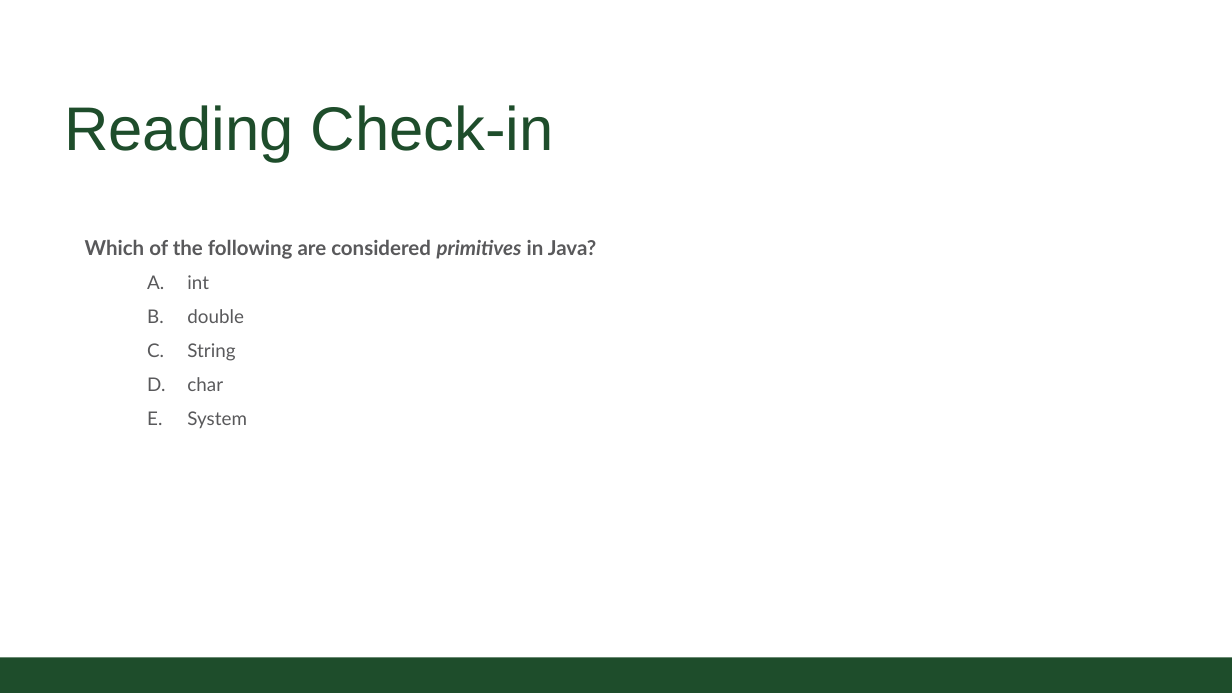
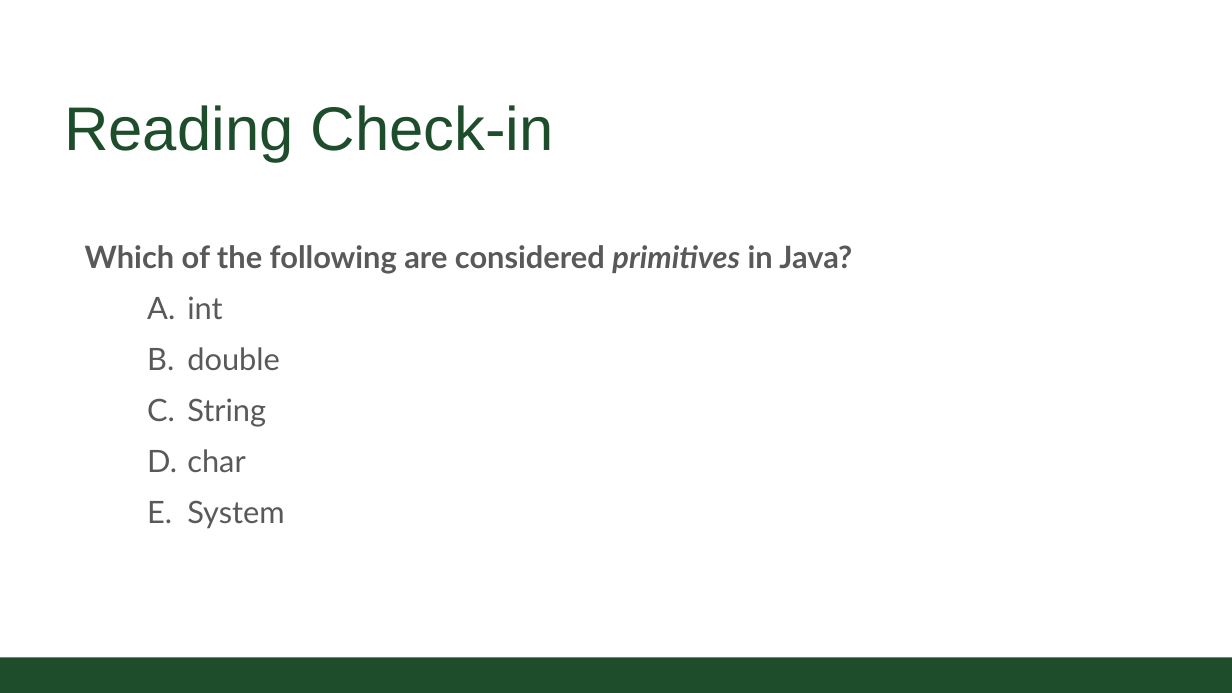
Before and after one commit to CSU-CompSci-CS163-4/Handouts, a slide deck: slide 5 of slides/On-Campus/02_01_Variables.pptx (slide 4 before the commit). Drawn at 1232x693 pixels with LibreOffice and Linux fonts; fonts in the diff are those of the drawing; background and template pictures are left out. Boxes give left, top, right and bottom in pixels: in the first picture for what was removed or moved away, otherwise in the second. Text is boxed around its words. In the diff, an @@ line names an element or a change of style, - is before the commit and + after.

```diff
--- a/slides/On-Campus/02_01_Variables.pptx
+++ b/slides/On-Campus/02_01_Variables.pptx
@@ text "Which of the following are ..." at [85,245,852,529]: size 12 to 18 pt in "Which of the following are considered primitives ..."; size 11 to 18 pt in "int", "double", "String", "char" and 1 more places @@
```
Also in this commit, not shown: 12 other slides changed, 1 slide added.
